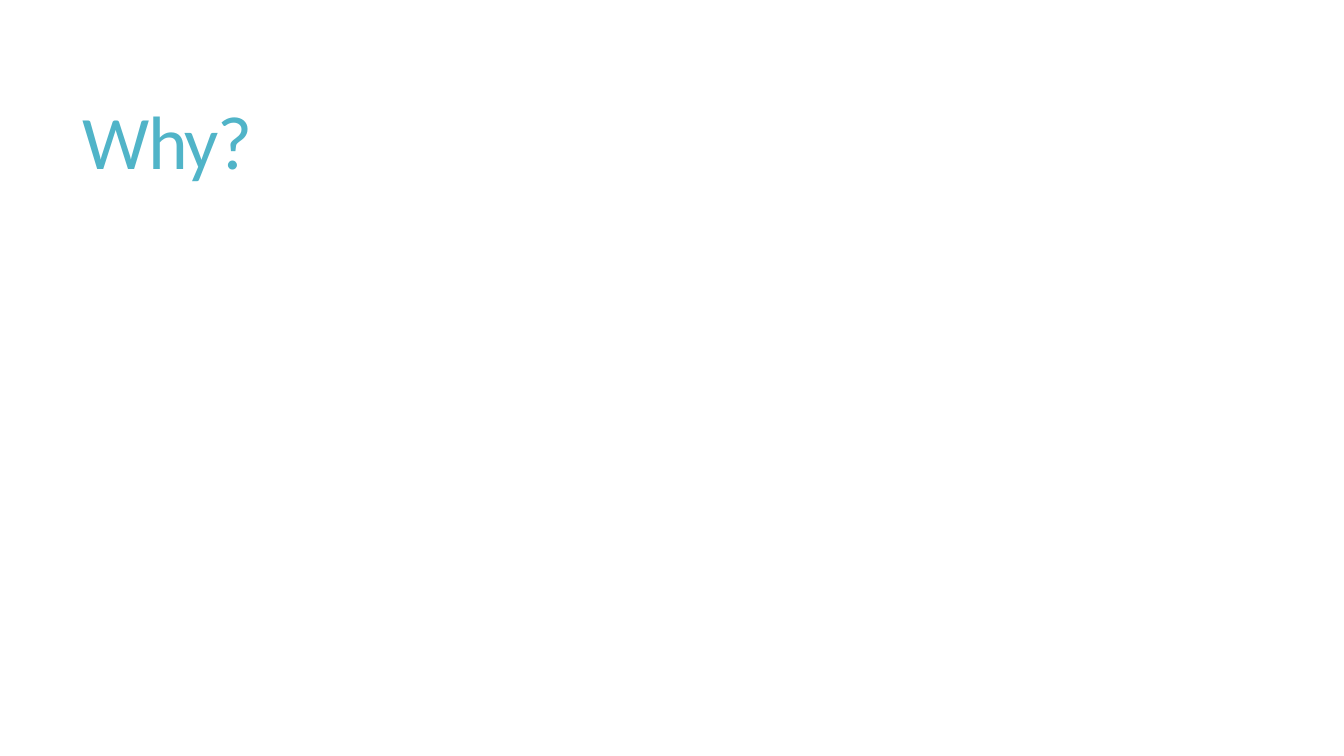
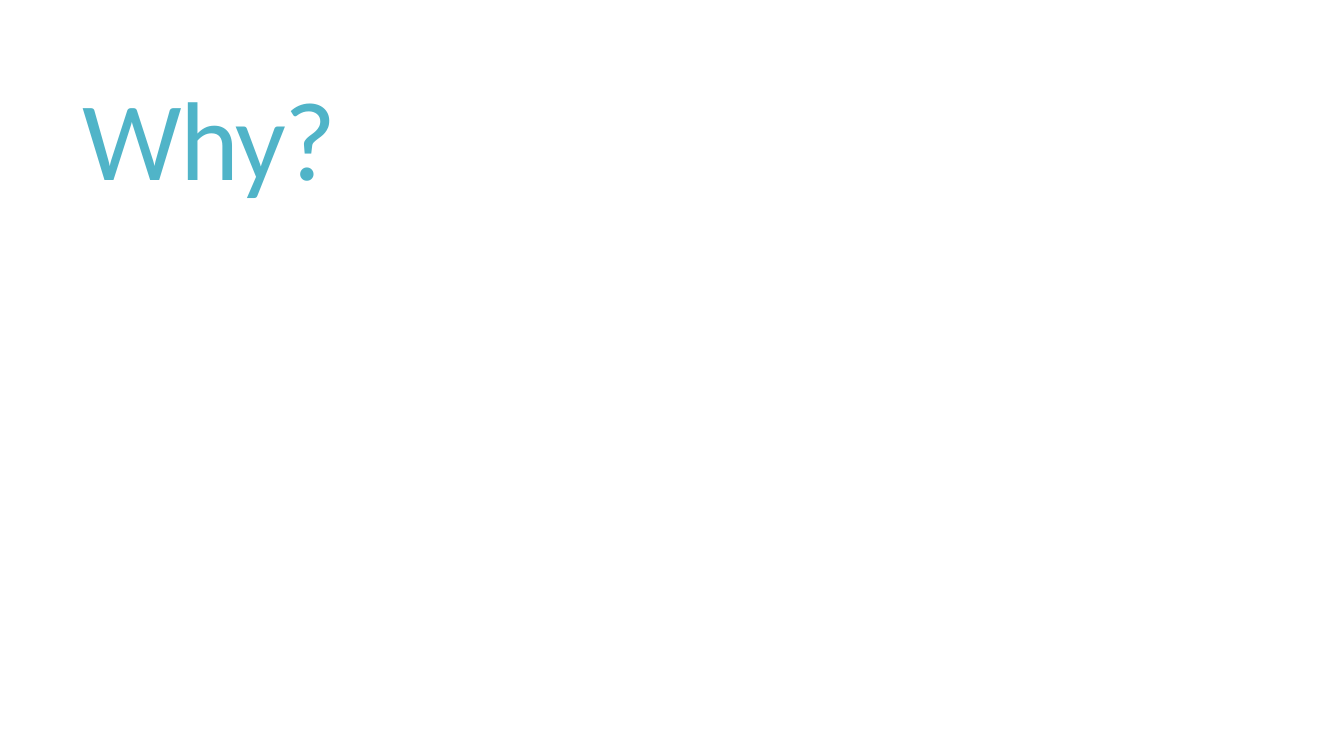
Before and after one commit to BarneyLawrence/Sessions-TSQL-BeyondTheBasics, a slide deck: slide 3 of T-SQL - Beyond the Basics.pptx. Drawn at 1344x756 pixels with LibreOffice and Linux fonts; fonts in the diff are those of the drawing. Boxes give left, top, right and bottom in pixels: in the first picture for what was removed or moved away, otherwise in the second. Text is boxed around its words. In the diff, an @@ line names an element or a change of style, - is before the commit and + after.

```diff
--- a/T-SQL - Beyond the Basics.pptx
+++ b/T-SQL - Beyond the Basics.pptx
@@ title "Why?" at (83, 102, 337, 198): size 54 to 80 pt @@
```
Also in this commit, not shown: 2 other slides changed, 7 slides added, 14 other files.
